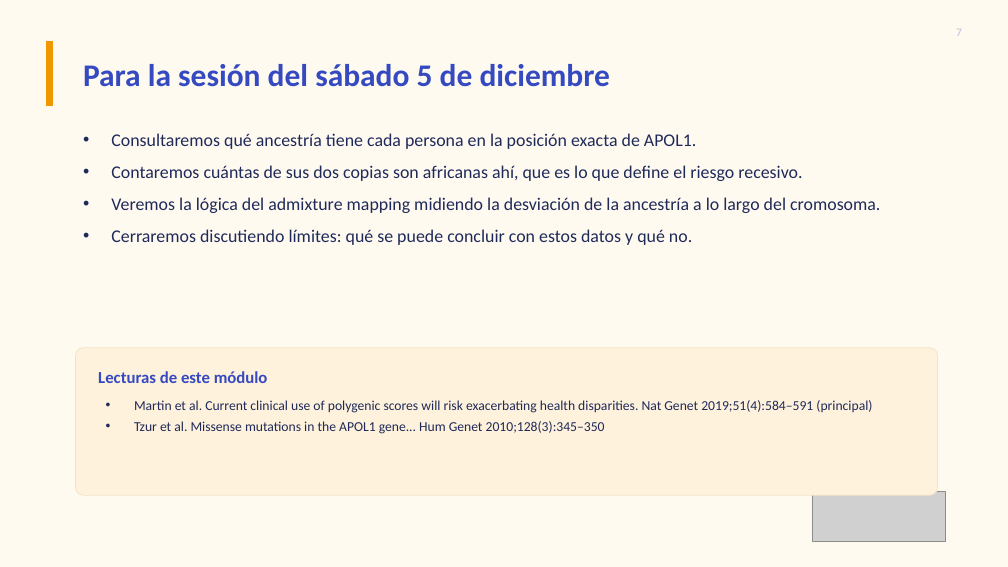
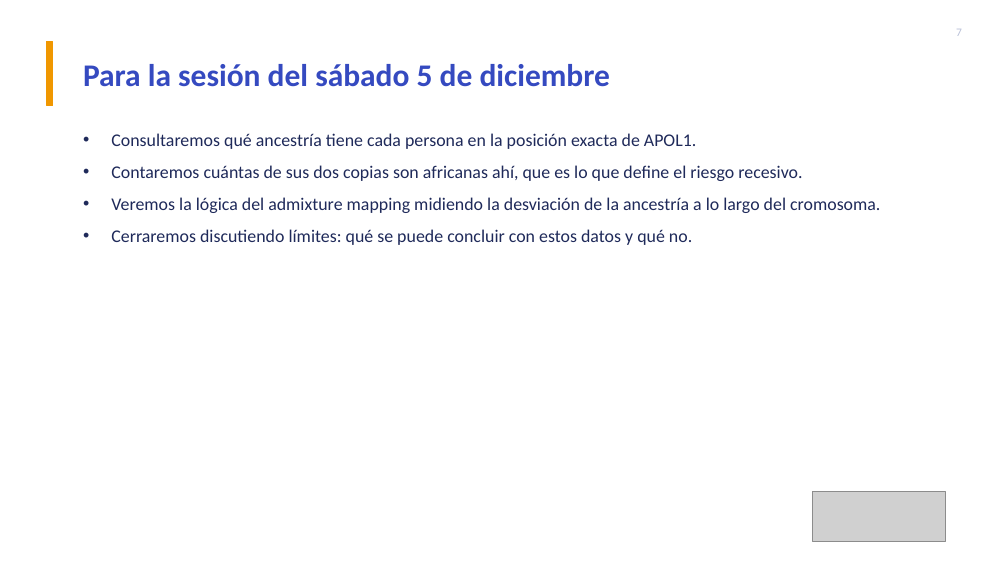
Before and after one commit to YTZ27/curso-ancestria, a slide deck: slide 7 of teoria/Modulo_4_Aplicaciones.pptx. Drawn at 1008x567 pixels with LibreOffice and Linux fonts; fonts in the diff are those of the drawing; grey boxes stand for pictures. Boxes give left, top, right and bottom in pixels: in the first picture for what was removed or moved away, otherwise in the second. Text is boxed around its words. In the diff, an @@ line names an element or a change of style, - is before the commit and + after.

```diff
--- a/teoria/Modulo_4_Aplicaciones.pptx
+++ b/teoria/Modulo_4_Aplicaciones.pptx
@@ background #FFFAF0 to #FFFFFF @@
@@ rounded rectangle removed at (76, 348, 938, 495) @@
@@ text removed at (98, 371, 268, 383) @@
-Lecturas de este módulo
@@ text removed at (134, 400, 872, 434) @@
-• Martin et al. Current clinical use of polygenic scores will risk exacerbating health disparities. Nat Genet 2019;51(4):584–591 (principal)
-• Tzur et al. Missense mutations in the APOL1 gene... Hum Genet 2010;128(3):345–350
```
Also in this commit, not shown: 7 other slides changed, 1 slide added, 3 other files.
